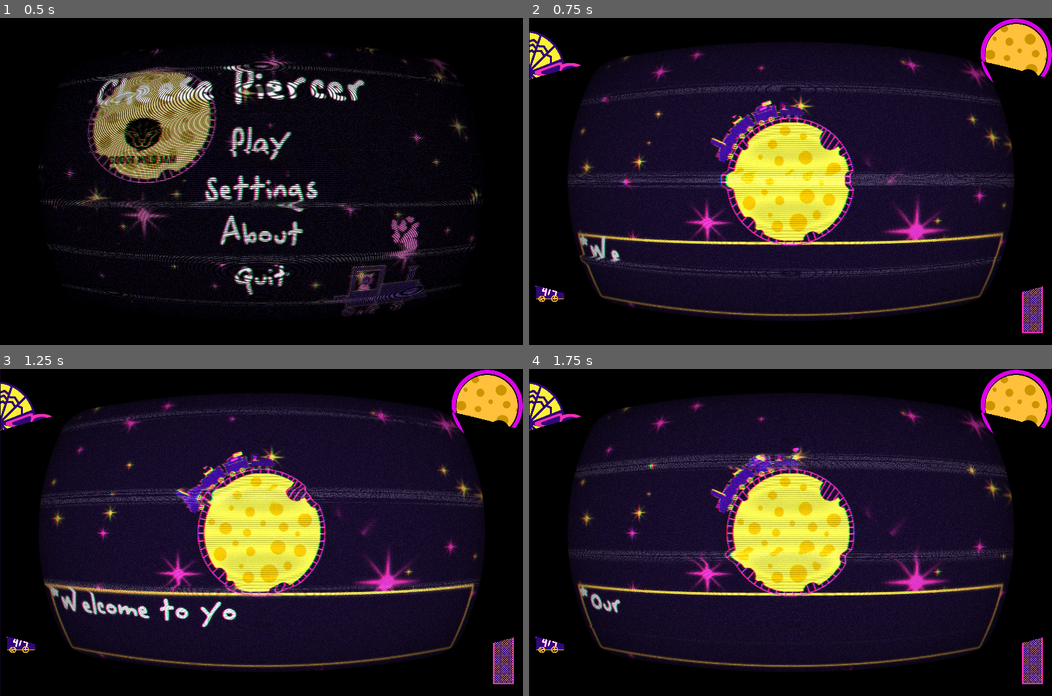
Above: before the commit, frames 1-4 (two rows, left to right).
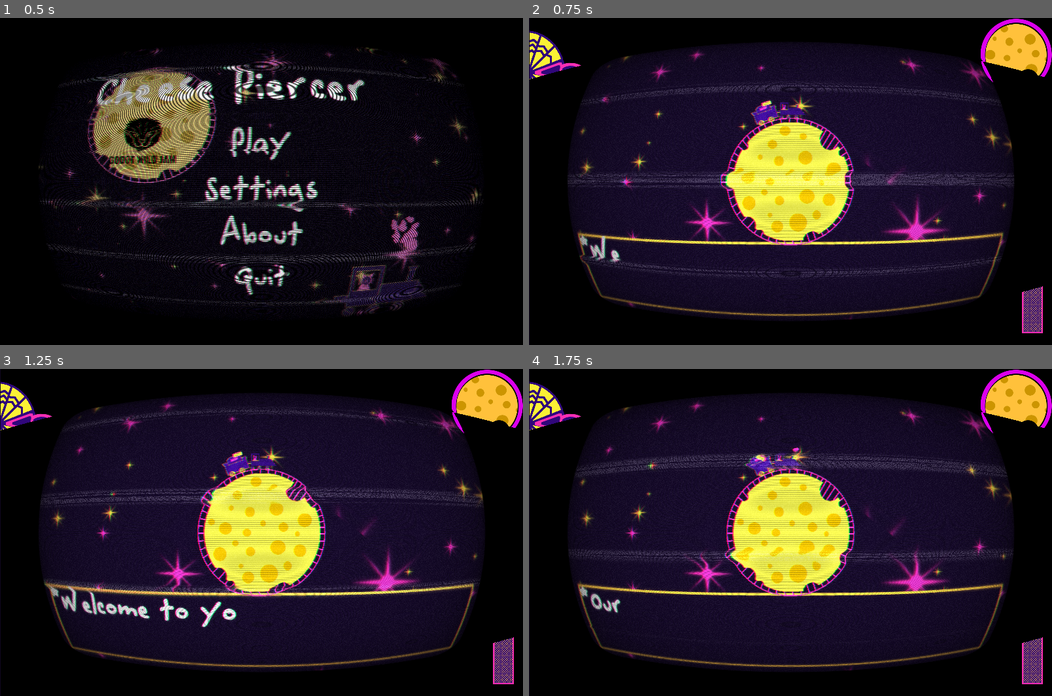
Above: after the commit, the same moments.

Repository: emmdie/MoonGame
Game: Godot game, scene res://scene/UI/MainMenu.tscn
Same seed, same stepped clock (60 frames per second), same inputs: the game is played once before the commit and once after it. The engine's default icon, where the game draws it, is replaced by a stand-in: a white triangle on a blue panel in a dark square.
Inputs (mouse positions are in pixels of both pictures, inside the frame that each line leads up to):
- Up to frame 1 (0.5 s): no input
- Up to frame 2 (0.75 s): click "Play" at 0.5 s
- Up to frame 3 (1.25 s): no input
- Up to frame 4 (1.75 s): tap Enter (ui_accept) at 1.25, 1.52 s; move the mouse to (905, 516) at 1.27 s; hold W (speed_up) from 1.28 s (still down); tap 1 (select_cart1) at 1.35 s

Frame 1 is identical in both runs. In frame 2, 0.7% of the frame differs, in the area x 1-44%, y 29-87%; in frame 3, 0.7%; in frame 4, 0.7%.

Commit message:
add sequences up to 14 points

Diff:
--- a/TrainControl.gd
+++ b/TrainControl.gd
@@ -39,13 +39,13 @@
 
 func _ready():
 	cart1.setTurret(load("res://scene/Train/Turrets/Shooter/ShooterT1.tscn"))
-	cart2.setTurret(load("res://scene/Train/Turrets/Shooter/rocketlauncherT1.tscn"))
-	cart3.setTurret(load("res://scene/Train/Turrets/Shooter/MineLauncher.tscn"))
+	cart2.setTurret(load("res://scene/Train/Turrets/Shooter/ShooterT1.tscn"))
+	cart3.setTurret(load("res://scene/Train/Turrets/Shooter/ShooterT1.tscn"))
 	cart4.setTurret(load("res://scene/Train/Turrets/Shooter/ShooterT1.tscn"))
 	cart5.setTurret(load("res://scene/Train/Turrets/Shooter/ShooterT1.tscn"))
 	cart1.setEnabled(true)
-	cart2.setEnabled(true)
-	cart3.setEnabled(true)
+	cart2.setEnabled(false)
+	cart3.setEnabled(false)
 	cart4.setEnabled(false)
 	cart5.setEnabled(false)
 	deselectAllCarts()
--- a/scene/Levels/Level.gd
+++ b/scene/Levels/Level.gd
@@ -11,6 +11,7 @@
 onready var textbox = $Textbox
 onready var mouseTimer = $MouseTimer
 onready var zeppelinTimer = get_node("ZeppelinControll/SpawnTimer")
+onready var trainControl = get_node("Moon/TrainControl")
 
 export(PackedScene) var mouse_scene
 
@@ -120,14 +121,20 @@
 	textbox.queue_text("Oh no, a huge mischief of mice is approaching")
 	textbox.queue_text("Guess you gauda learn on the job")
 	textbox.queue_text("You ought to stop them! I Swiss you best of luck intern")
-	textbox.queue_text("Shoot with your mouse. I'll get some upgrades ASAP")
+	textbox.queue_text("Shoot with your mouse. I'll try to get some upgrades ASAP")
+	mouseTimer.paused = false
+	mouseTimer.wait_time = 6
 
-
+func score14Sequence():
+	textbox.queue_text("Shoot with your mouse. I'll try to get some upgrades ASAP")
+	trainControl.cart2.setEnabled(true)
+	updateCartLabels()
+	mouseTimer = 5
 
 func updateCartLabels():
 	var array = $UI/CartsUI.getArrayOfCarts()
 	$Moon/TrainControl.updateAmmoRelations(array)
 
 func checkScoreForThreshhold(score):
-	if (score > 14):
-		pass
+	if (score == 14):
+		score14Sequence()
--- a/scene/Levels/Level.tscn
+++ b/scene/Levels/Level.tscn
@@ -277,9 +277,9 @@
 shader_param/vignette_intensity = 0.4
 shader_param/vignette_opacity = 0.5
 
-[sub_resource type="Curve2D" id=6]
+[sub_resource type="Curve2D" id=8]
 _data = {
-"points": PoolVector2Array( 0, 0, 0, 0, 276, 275, 0, 0, 0, 0, 356, 151, 0, 0, 0, 0, 431, 90, 0, 0, 0, 0, 559, 49, 0, 0, 0, 0, 707, -34, 0, 0, 0, 0, 824, -4, 0, 0, 0, 0, 1016, -34, 0, 0, 0, 0, 1205, -38, 0, 0, 0, 0, 1382, -42, 0, 0, 0, 0, 1473, 0, 0, 0, 0, 0, 1685, 7, 0, 0, 0, 0, 1839, 64, 0, 0, 0, 0, 2039, 113, 0, 0, 0, 0, 2198, 158, 0, 0, 0, 0, 2285, 222, 0, 0, 0, 0, 2398, 306, 0, 0, 0, 0, 2440, 400, 0, 0, 0, 0, 2447, 525, 0, 0, 0, 0, 2462, 736, 0, 0, 0, 0, 2443, 849, 0, 0, 0, 0, 2425, 1057, 0, 0, 0, 0, 2372, 1261, 0, 0, 0, 0, 2304, 1450, 0, 0, 0, 0, 2119, 1650, 0, 0, 0, 0, 1873, 1714, 0, 0, 0, 0, 1620, 1778, 0, 0, 0, 0, 1326, 1748, 0, 0, 0, 0, 1065, 1725, 0, 0, 0, 0, 805, 1699, 0, 0, 0, 0, 658, 1646, 0, 0, 0, 0, 420, 1514, 0, 0, 0, 0, 310, 1453, 0, 0, 0, 0, 155, 1351, 0, 0, 0, 0, 103, 1197, 0, 0, 0, 0, 87, 1027, 0, 0, 0, 0, 106, 872, 0, 0, 0, 0, 114, 668, 0, 0, 0, 0, 276, 275 )
+"points": PoolVector2Array( 0, 0, 0, 0, 570, 123, 0, 0, 0, 0, 770, 96, 0, 0, 0, 0, 930, 69, 0, 0, 0, 0, 1106, 56, 0, 0, 0, 0, 1267, 64, 0, 0, 0, 0, 1440, 88, 0, 0, 0, 0, 1616, 96, 0, 0, 0, 0, 1865, 120, 0, 0, 0, 0, 2097, 142, 0, 0, 0, 0, 2228, 168, 0, 0, 0, 0, 2372, 243, 0, 0, 0, 0, 2444, 358, 0, 0, 0, 0, 2463, 459, 0, 0, 0, 0, 2489, 587, 0, 0, 0, 0, 2521, 737, 0, 0, 0, 0, 2471, 902, 0, 0, 0, 0, 2391, 1099, 0, 0, 0, 0, 2347, 1299, 0, 0, 0, 0, 2236, 1451, 0, 0, 0, 0, 2007, 1483, 0, 0, 0, 0, 1782, 1454, 0, 0, 0, 0, 1651, 1473, 0, 0, 0, 0, 1455, 1518, 0, 0, 0, 0, 1229, 1508, 0, 0, 0, 0, 1023, 1499, 0, 0, 0, 0, 759, 1473, 0, 0, 0, 0, 489, 1451, 0, 0, 0, 0, 286, 1407, 0, 0, 0, 0, 150, 1280, 0, 0, 0, 0, 55, 940, 0, 0, 0, 0, 77, 664, 0, 0, 0, 0, 124, 423, 0, 0, 0, 0, 191, 191, 0, 0, 0, 0, 378, 146, 0, 0, 0, 0, 570, 123 )
 }
 
 [sub_resource type="DynamicFont" id=2]
@@ -305,10 +305,10 @@
 [node name="TrainControl" parent="Moon" instance=ExtResource( 5 )]
 
 [node name="MousePath" type="Path2D" parent="."]
-curve = SubResource( 6 )
+curve = SubResource( 8 )
 
 [node name="MouseSpawnLocation" type="PathFollow2D" parent="MousePath"]
-position = Vector2( 276, 275 )
+position = Vector2( 570, 123 )
 rotate = false
 
 [node name="MouseTimer" type="Timer" parent="."]
Not shown: 1 places in scene/Train/TrainControl.tscn that only renumber resources
